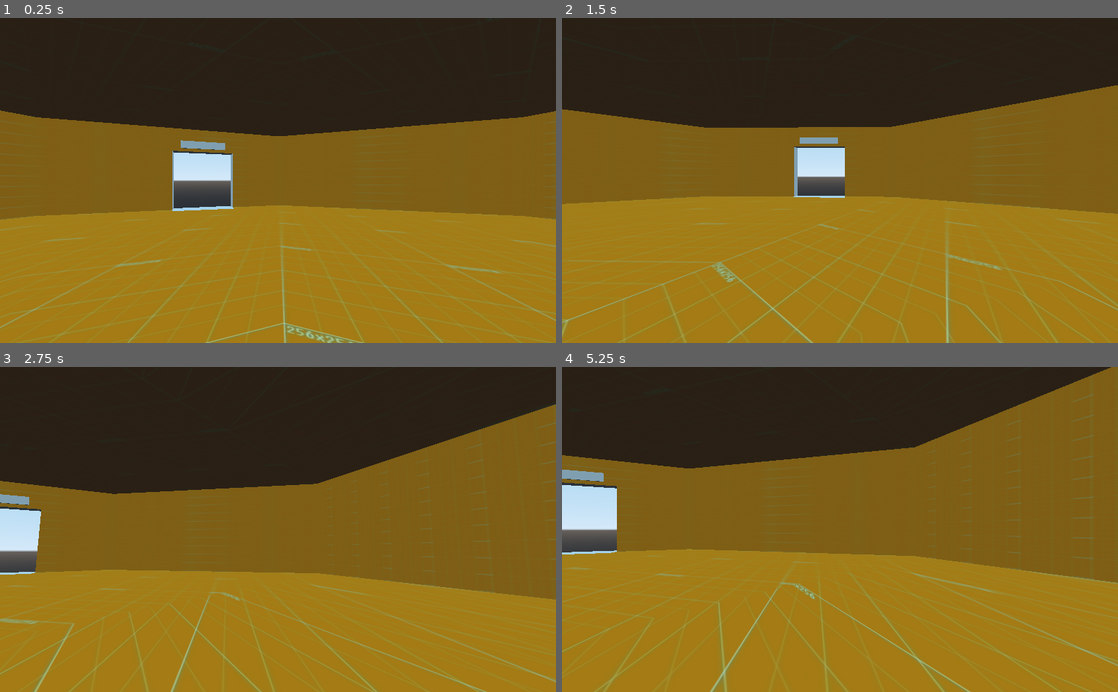
Above: before the commit, frames 1-4 (two rows, left to right).
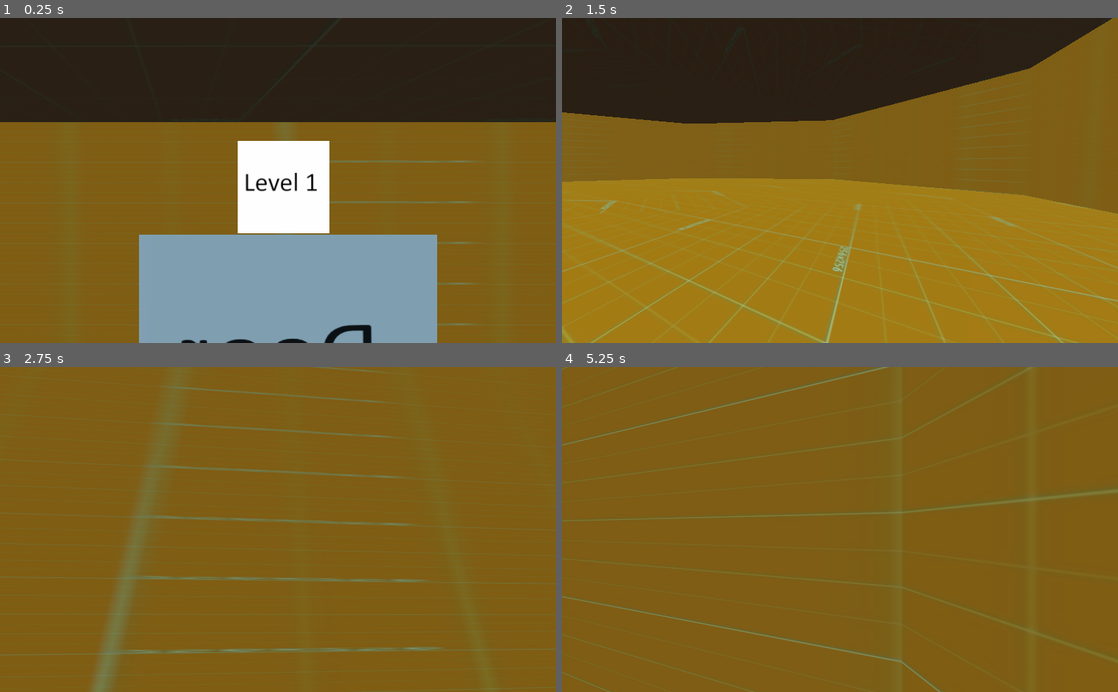
Above: after the commit, the same moments.

Repository: TheDjgamerProductions/DoomClone2022
Game: Godot game, scene res://Levels/Hub.tscn
The game is run twice, just before and just after one commit, with the same random seed, the same clock (stepped at 60 frames per second) and the same inputs. This scene is started directly instead of the project's main scene.
Inputs (mouse positions are in pixels of both pictures, inside the frame that each line leads up to):
- Up to frame 1 (0.25 s): no input
- Up to frame 2 (1.5 s): move the mouse to (867, 180) at 0.52 s; hold D (p_right) 0.53-1.28 s; hold W (p_foward) 0.53-1.28 s; tap Space (p_jump) at 0.77 s; move the mouse to (812, 180) at 1.27 s; hold S (p_back) from 1.28 s (still down); click (812, 180) at 1.35 s
- Up to frame 3 (2.75 s): tap Space (p_jump) at 1.52 s; move the mouse to (289, 523) at 2.02 s; release S (p_back) at 2.03 s; hold D (p_right) from 2.03 s (still down); hold W (p_foward) from 2.03 s (still down)
- Up to frame 4 (5.25 s): move the mouse to (834, 536) at 2.77 s; release W (p_foward) at 2.78 s; click (834, 536) at 2.85 s; tap Space (p_jump) at 3.02, 3.77, 4.52 s; move the mouse to (878, 532) at 3.52 s; release D (p_right) at 3.53 s; hold W (p_foward) 3.53-4.28 s; hold A (p_left) 3.53-5.03 s; move the mouse to (795, 526) at 4.27 s; click (795, 526) at 4.35 s; move the mouse to (845, 529) at 5.02 s; hold S (p_back) from 5.03 s (still down); hold W (p_foward) from 5.03 s (still down)

The runs differ from the first frame. In frame 1, 48% of the frame differs, in the area x 0-100%, y 28-100%; in frame 2, 15%; in frame 3, 69%, in the area x 0-100%, y 0-100%; in frame 4, 66%.

Commit message:
Continued making hub

Diff:
--- a/Levels/Hub.tscn
+++ b/Levels/Hub.tscn
@@ -1,7 +1,9 @@
-[gd_scene load_steps=6 format=2]
+[gd_scene load_steps=10 format=2]
 
 [ext_resource path="res://Assets/Player/Player.tscn" type="PackedScene" id=1]
 [ext_resource path="res://Assets/Textures/Dev Texture.jpg" type="Texture" id=2]
+[ext_resource path="res://Assets/Textures/Door.jpg" type="Texture" id=3]
+[ext_resource path="res://Assets/Textures/L1.jpg" type="Texture" id=4]
 
 [sub_resource type="SpatialMaterial" id=1]
 
@@ -9,12 +11,20 @@
 albedo_texture = ExtResource( 2 )
 uv1_scale = Vector3( 10, 10, 10 )
 
-[sub_resource type="CameraTexture" id=3]
+[sub_resource type="SpatialMaterial" id=4]
+albedo_color = Color( 0, 0, 0, 1 )
+
+[sub_resource type="SpatialMaterial" id=5]
+albedo_color = Color( 0.262745, 0.262745, 0.262745, 1 )
+
+[sub_resource type="SpatialMaterial" id=3]
+albedo_texture = ExtResource( 3 )
 
 [node name="Spatial" type="Spatial"]
 
 [node name="Player" parent="." instance=ExtResource( 1 )]
-transform = Transform( 1, 0, 0, 0, 1, 0, 0, 0, 1, -0.125834, -2.88845, -0.346152 )
+transform = Transform( 0.923177, 0, 0.384376, 0, 1, 0, -0.384376, 0, 0.923177, -11.9369, 5.20817, -40.1634 )
+lookSensitivity = 2.0
 
 [node name="CSGCylinder" type="CSGCylinder" parent="."]
 transform = Transform( 0.72, 0, 0, 0, 0.72, 0, 0, 0, 0.72, 0.0370617, -0.0634069, 0.421487 )
@@ -37,10 +47,45 @@
 depth = 8.32502
 
 [node name="CSGBox2" type="CSGBox" parent="CSGCylinder"]
-transform = Transform( 0.922653, 0, 0.385632, 0, 1, 0, -0.385632, 0, 0.922653, -21.7082, 6.88702, -69.3132 )
-width = 12.3407
-height = 2.06623
+transform = Transform( 0.922653, 0, 0.385632, 0, 1, 0, -0.385632, 0, 0.922653, -21.8441, 7.70098, -69.6456 )
+width = 4.74286
+height = 4.7309
 depth = 0.422626
 
 [node name="Sprite3D" type="Sprite3D" parent="CSGCylinder/CSGBox2"]
-texture = SubResource( 3 )
+transform = Transform( 1, 0, 2.98023e-08, 0, 1, 0, -2.98023e-08, 0, 1, -0.0917377, 0, 0.219482 )
+texture = ExtResource( 4 )
+
+[node name="CSGCylinder" type="CSGCylinder" parent="CSGCylinder"]
+transform = Transform( 1, 0, 0, 0, 1, 0, 0, 0, 1, 0, 14.5045, 0 )
+radius = 8.93676
+height = 59.9175
+material = SubResource( 4 )
+
+[node name="CSGCylinder3" type="CSGCylinder" parent="CSGCylinder"]
+transform = Transform( 1, 0, 0, 0, 1, 0, 0, 0, 1, 0, 14.5045, 0 )
+operation = 2
+radius = 6.69358
+height = 59.4984
+material = SubResource( 5 )
+
+[node name="CSGBox3" type="CSGBox" parent="CSGCylinder"]
+transform = Transform( 1, 0, 0, 0, 1, 0, 0, 0, 1, 8.29973, -5.93429, -0.452343 )
+operation = 2
+width = 7.37451
+height = 10.6407
+depth = 5.80187
+
+[node name="CSGBox4" type="CSGBox" parent="CSGCylinder"]
+transform = Transform( 1, 0, 0, 0, 1, 0, 0, 0, 1, 8.29973, 16.9102, -0.452343 )
+operation = 2
+width = 7.37451
+height = 10.6407
+depth = 5.80187
+
+[node name="CSGBox5" type="CSGBox" parent="CSGCylinder"]
+transform = Transform( 0.922721, 0.0119959, -0.385282, 0.0101204, -0.999925, -0.00689542, -0.385336, 0.00246333, -0.922773, -22.6794, -3.20655, -70.7961 )
+width = 20.9026
+height = 17.0594
+depth = 0.248022
+material = SubResource( 3 )
Binary file added: Assets/Textures/Black.jpg
Not shown, added: Assets/Textures/Black.jpg.import
Binary file added: Assets/Textures/Door.jpg
Not shown, added: Assets/Textures/Door.jpg.import
Binary file added: Assets/Textures/L1.jpg
Not shown, added: Assets/Textures/L1.jpg.import
